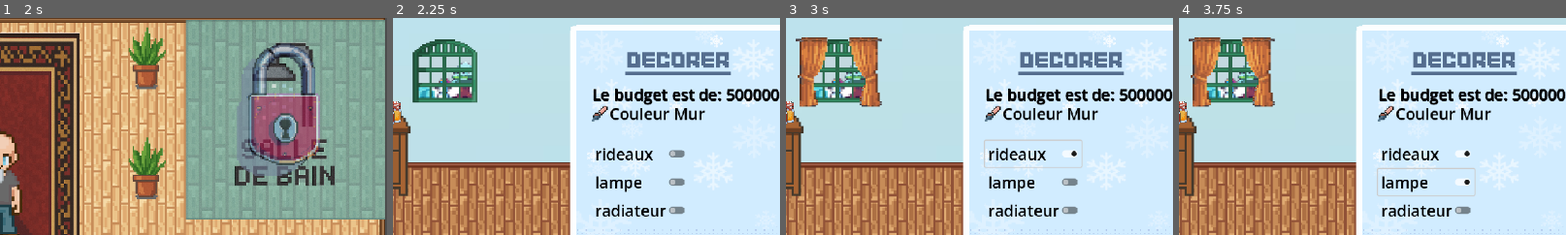
Above: before the commit, frames 1-4 (left to right).
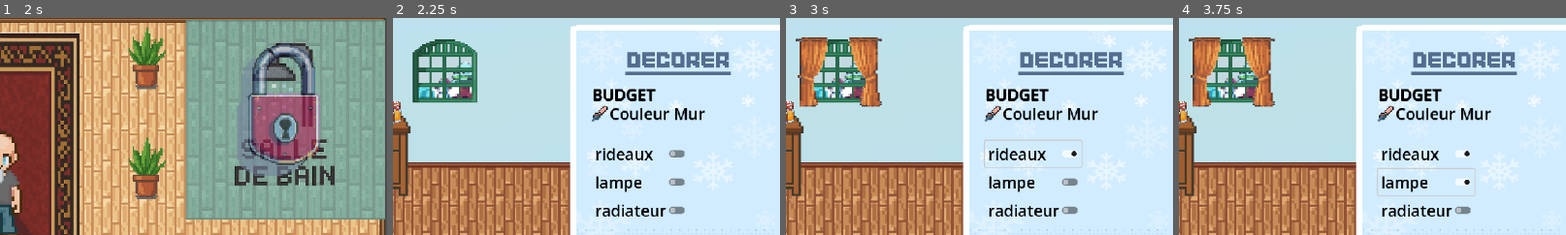
Above: after the commit, the same moments.

Repository: Eliralepas/jeu-serieux
Game: Godot game, scene res://scenes/hall/hall.tscn
The game is run twice, just before and just after one commit, with the same random seed, the same clock (stepped at 60 frames per second) and the same inputs. After the commit the project has no main scene; this scene is started directly in both runs.
Inputs (mouse positions are % of the whole screen's width and height, from its top left):
- Up to frame 1 (2 s): tap Enter (ui_accept) at 0.5, 0.77, 1.52 s; move the mouse to (72, 45) at 0.52 s; click (72, 45) at 0.67 s; move the mouse to (30, 55) at 1.27 s; click (30, 55) at 1.42 s
- Up to frame 2 (2.25 s): click (13, 77) at 2 s
- Up to frame 3 (3 s): click "rideaux" at 2.75 s
- Up to frame 4 (3.75 s): click "lampe" at 3.5 s
The pictures show only the part of the screen within x 50-100%, y 0-50%; the shares and areas given below are measured in that part.

Frame 1 is identical in both runs. In frame 2, 1.8% of the frame differs, in the area x 52-100%, y 32-41%; in frame 3, 1.8%; in frame 4, 1.8%.

Commit message:
Ajout du menu principale

Diff:
--- a/project.godot
+++ b/project.godot
@@ -11,7 +11,7 @@
 [application]
 
 config/name="Archi Pole Sud"
-run/main_scene="res://scenes/hall/hall.tscn"
+run/main_scene="res://scenes/menu_principale"
 config/features=PackedStringArray("4.5", "Forward Plus")
 
 [dotnet]
--- a/save_game.json
+++ /dev/null
@@ -1,28 +0,0 @@
-{
-	"budget": 500000,
-	"cuisine": {
-		"nom": "cuisine",
-		"remarques": "Et bien, tout les résidents ont été satisfait !\nÇa aurait été bien de pouvoir réparer cet objet.\nD'ailleurs, la couleur du mur plait à tout le monde, pas trop clair ni trop foncé.\nDurant cette saison, il fait tout le temps jour...Des rideaux n'auraient fait de mal à personne.\n",
-		"saison": 0.0,
-		"score": 6.0
-	},
-	"dortoir": {
-		"nom": "dortoir",
-		"remarques": "On ne peut pas satisfaire tout le monde.\nÇa aurait été bien de pouvoir réparer cet objet.\nD'ailleurs, la couleur du mur plait à tout le monde, pas trop clair ni trop foncé.\nDurant cette saison, il fait tout le temps nuit...On aurait aimé voir plus de lumière.\n",
-		"saison": 1.0,
-		"score": 4.66666666666667
-	},
-	"salle_de_bain": {
-		"nom": "salle_de_bain",
-		"remarques": "Bon là... Tu fais aucun effort, tout le monde est de mauvaise humeur.\nÇa aurait été bien de pouvoir réparer cet objet.\nD'ailleurs, la couleur du mur plait à tout le monde, pas trop clair ni trop foncé.\nDurant cette saison, il fait tout le temps nuit...On aurait aimé voir plus de lumière.\n",
-		"saison": 1.0,
-		"score": 2.0
-	},
-	"salon": {
-		"nom": "salon",
-		"remarques": "",
-		"saison": 1.0,
-		"score": 0.0
-	},
-	"tour": 33.0
-}
--- /dev/null
+++ b/scenes/menu_principale.tscn
@@ -0,0 +1,90 @@
+[gd_scene load_steps=5 format=3 uid="uid://cemopexgp5ubb"]
+
+[ext_resource type="Script" uid="uid://bdo6eitawlnbg" path="res://scripts/menu_principale.gd" id="1_ccts7"]
+[ext_resource type="Texture2D" uid="uid://ca21gl0j0krsu" path="res://readme/archi_pole_sud.png" id="2_rhrkc"]
+[ext_resource type="FontFile" uid="uid://bybv0or3wpnw7" path="res://assets/connection_ii/ConnectionII.otf" id="3_7w7dl"]
+
+[sub_resource type="StyleBoxFlat" id="StyleBoxFlat_7wba1"]
+content_margin_left = 5.0
+content_margin_top = 5.0
+content_margin_right = 5.0
+content_margin_bottom = 5.0
+bg_color = Color(0.34173536, 0.59223497, 0.75918496, 1)
+border_width_left = 2
+border_width_top = 2
+border_width_right = 2
+border_width_bottom = 2
+border_color = Color(0.08235294, 0.08235294, 0.5294118, 1)
+corner_radius_top_left = 5
+corner_radius_top_right = 5
+corner_radius_bottom_right = 5
+corner_radius_bottom_left = 5
+
+[node name="menuPrincipale" type="Node2D"]
+script = ExtResource("1_ccts7")
+
+[node name="image" type="Sprite2D" parent="."]
+position = Vector2(0, -2)
+scale = Vector2(1.5491786, 1.4883397)
+texture = ExtResource("2_rhrkc")
+
+[node name="vBoxContainer" type="VBoxContainer" parent="image"]
+custom_minimum_size = Vector2(200, 0)
+anchors_preset = 8
+anchor_left = 0.5
+anchor_top = 0.5
+anchor_right = 0.5
+anchor_bottom = 0.5
+offset_left = -576.0
+offset_top = -350.0
+offset_right = -376.0
+offset_bottom = -210.0
+grow_horizontal = 2
+grow_vertical = 2
+
+[node name="buttonJouer" type="Button" parent="image/vBoxContainer"]
+layout_mode = 2
+mouse_default_cursor_shape = 2
+theme_override_colors/font_color = Color(1, 1, 1, 1)
+theme_override_colors/font_focus_color = Color(1, 1, 1, 1)
+theme_override_colors/font_pressed_color = Color(1, 1, 1, 1)
+theme_override_colors/font_hover_color = Color(0.77083945, 0.7708394, 0.77084005, 1)
+theme_override_colors/font_hover_pressed_color = Color(0.8175215, 0.81752115, 0.81752115, 1)
+theme_override_fonts/font = ExtResource("3_7w7dl")
+theme_override_font_sizes/font_size = 20
+theme_override_styles/normal = SubResource("StyleBoxFlat_7wba1")
+text = "JOUER"
+
+[node name="buttonCredits" type="Button" parent="image/vBoxContainer"]
+layout_mode = 2
+mouse_default_cursor_shape = 2
+theme_override_colors/font_color = Color(1, 1, 1, 1)
+theme_override_colors/font_focus_color = Color(1, 1, 1, 1)
+theme_override_colors/font_pressed_color = Color(1, 1, 1, 1)
+theme_override_colors/font_hover_color = Color(0.77083945, 0.7708394, 0.77084005, 1)
+theme_override_colors/font_hover_pressed_color = Color(0.8175215, 0.81752115, 0.81752115, 1)
+theme_override_fonts/font = ExtResource("3_7w7dl")
+theme_override_font_sizes/font_size = 20
+theme_override_styles/normal = SubResource("StyleBoxFlat_7wba1")
+text = "CREDITS"
+
+[node name="buttonQuitter" type="Button" parent="image/vBoxContainer"]
+layout_mode = 2
+mouse_default_cursor_shape = 2
+theme_override_colors/font_color = Color(1, 1, 1, 1)
+theme_override_colors/font_focus_color = Color(1, 1, 1, 1)
+theme_override_colors/font_pressed_color = Color(1, 1, 1, 1)
+theme_override_colors/font_hover_color = Color(0.77083945, 0.7708394, 0.77084005, 1)
+theme_override_colors/font_hover_pressed_color = Color(0.8175215, 0.81752115, 0.81752115, 1)
+theme_override_fonts/font = ExtResource("3_7w7dl")
+theme_override_font_sizes/font_size = 20
+theme_override_styles/normal = SubResource("StyleBoxFlat_7wba1")
+text = "QUITTER
+"
+
+[node name="camera2D" type="Camera2D" parent="."]
+zoom = Vector2(0.78, 0.78)
+
+[connection signal="pressed" from="image/vBoxContainer/buttonJouer" to="." method="_on_button_jouer_pressed"]
+[connection signal="pressed" from="image/vBoxContainer/buttonCredits" to="." method="_on_button_credits_pressed"]
+[connection signal="pressed" from="image/vBoxContainer/buttonQuitter" to="." method="_on_button_quitter_pressed"]
--- /dev/null
+++ b/scripts/menu_principale.gd
@@ -0,0 +1,23 @@
+extends Node2D
+
+@onready var Vbox : VBoxContainer = $image/vBoxContainer
+const FILE_PATH  = "res://save_game.json"
+
+func _on_button_jouer_pressed() -> void:
+	var file = FileAccess.open(FILE_PATH, FileAccess.READ)
+	if file:
+		file.close()
+		DirAccess.remove_absolute(FILE_PATH)
+	get_tree().change_scene_to_file("res://scenes/hall/hall.tscn")
+
+
+func _on_button_reprendre_pressed() -> void:
+	get_tree().change_scene_to_file("res://scenes/hall/hall.tscn")
+
+
+func _on_button_credits_pressed() -> void:
+	print("Crédits")
+
+
+func _on_button_quitter_pressed() -> void:
+	get_tree().quit()
Binary file added: readme/archi_pole_sud.png
Binary file removed: readme/archipolenord.png
